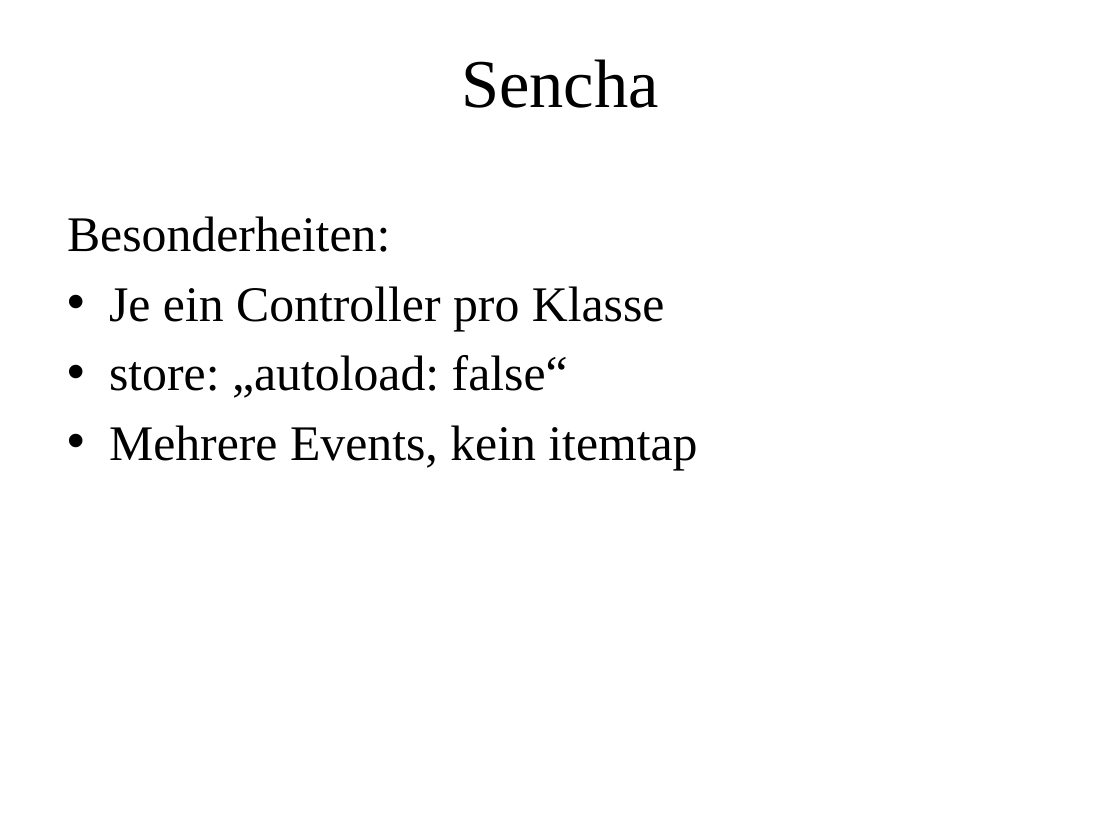
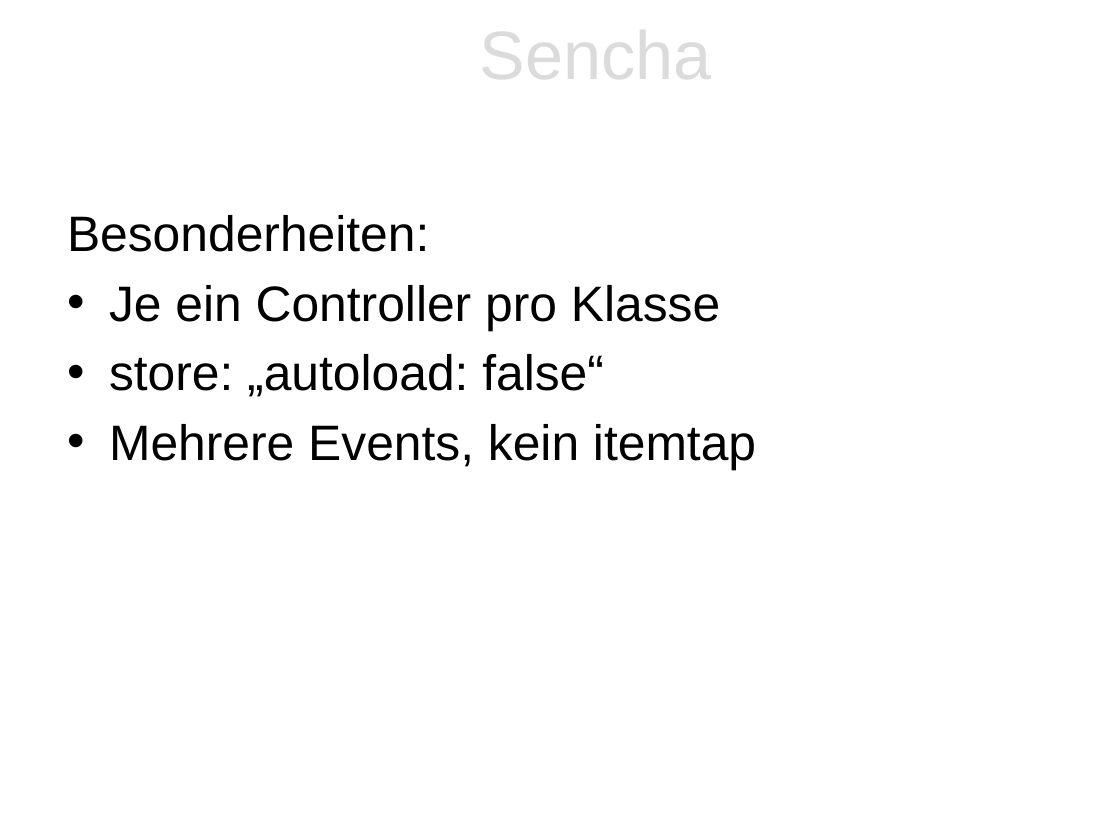
Before and after one commit to ffmaikgodinho/RFH-SS2014-WebMobileDevelopment-Projektarbeit, a slide deck: slide 17 of doc/Praesentation.pptx. Drawn at 1120x840 pixels with LibreOffice and Linux fonts; fonts in the diff are those of the drawing; background and template pictures are left out. Boxes give left, top, right and bottom in pixels: in the first picture for what was removed or moved away, otherwise in the second. Text is boxed around its words. In the diff, an @@ line names an element or a change of style, - is before the commit and + after.

```diff
--- a/doc/Praesentation.pptx
+++ b/doc/Praesentation.pptx
@@ title "Sencha": place and size @@
-title "Sencha" at (461,59,659,108)
+title "Sencha" at (480,17,712,93)
@@ title "Sencha" at (480,17,712,93): font Times New Roman to Arial, text colour #000000 to #DBDBDB @@
@@ text "Besonderheiten:" at (67,215,756,470): font Times New Roman to Arial @@
```
Also in this commit, not shown: 17 other slides changed, 11 slides added.
